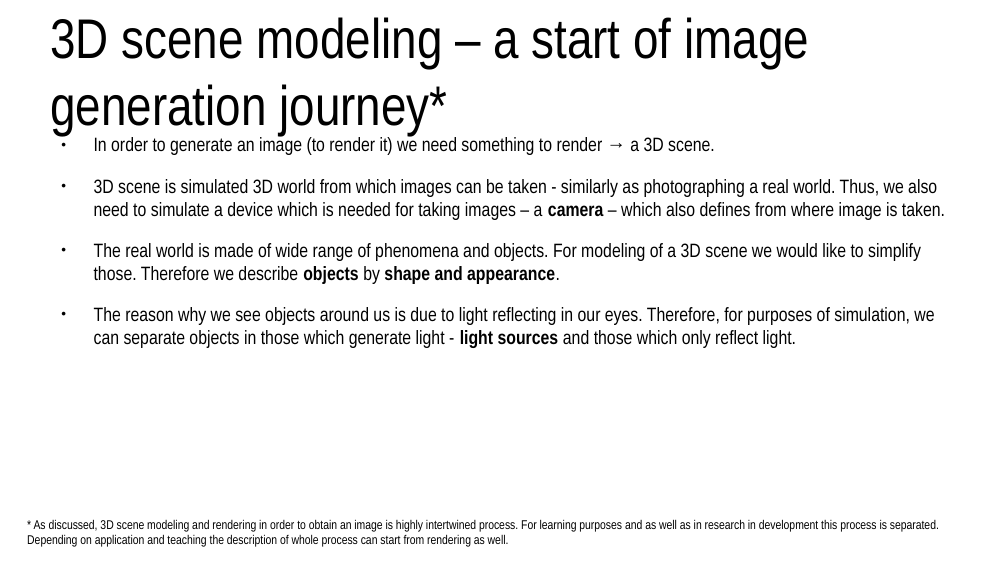
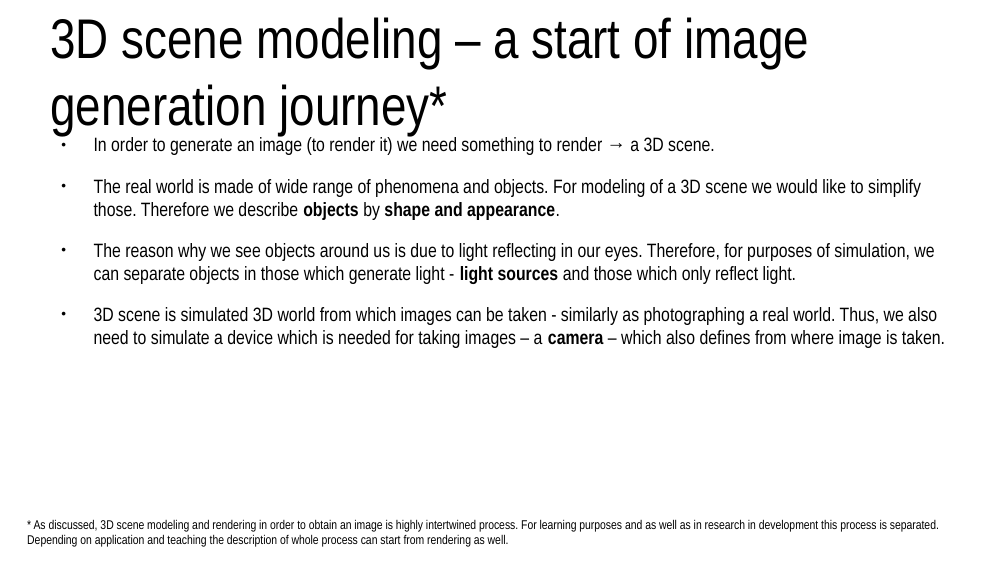
Before and after one commit to lorentzo/IntroductionToComputerGraphics, a slide deck: slide 8 of lectures/2_overview_computer_image_generation/computer_image_generation_overview.odp. Drawn at 1008x567 pixels with LibreOffice and Linux fonts; fonts in the diff are those of the drawing. Boxes give left, top, right and bottom in pixels: in the first picture for what was removed or moved away, otherwise in the second. Text is boxed around its words. In the diff, an @@ line names an element or a change of style, - is before the commit and + after.

Commit message:
intro, overview, rasterization, images

```diff
--- a/lectures/2_overview_computer_image_generation/computer_image_generation_overview.odp
+++ b/lectures/2_overview_computer_image_generation/computer_image_generation_overview.odp
@@ text at [94, 179, 945, 220]: paragraph removed @@
-● 3D scene is simulated 3D world from which images can be taken - similarly as photographing a real world. Thus, we also need to simulate a device which is needed for taking images – a camera – which also defines from where image is taken.
@@ text at [94, 307, 945, 348]: paragraph added @@
+● 3D scene is simulated 3D world from which images can be taken - similarly as photographing a real world. Thus, we also need to simulate a device which is needed for taking images – a camera – which also defines from where image is taken.
```
Also in this commit, not shown: 5 other slides changed, 3 slides added, 2 slides removed, 7 other files.
